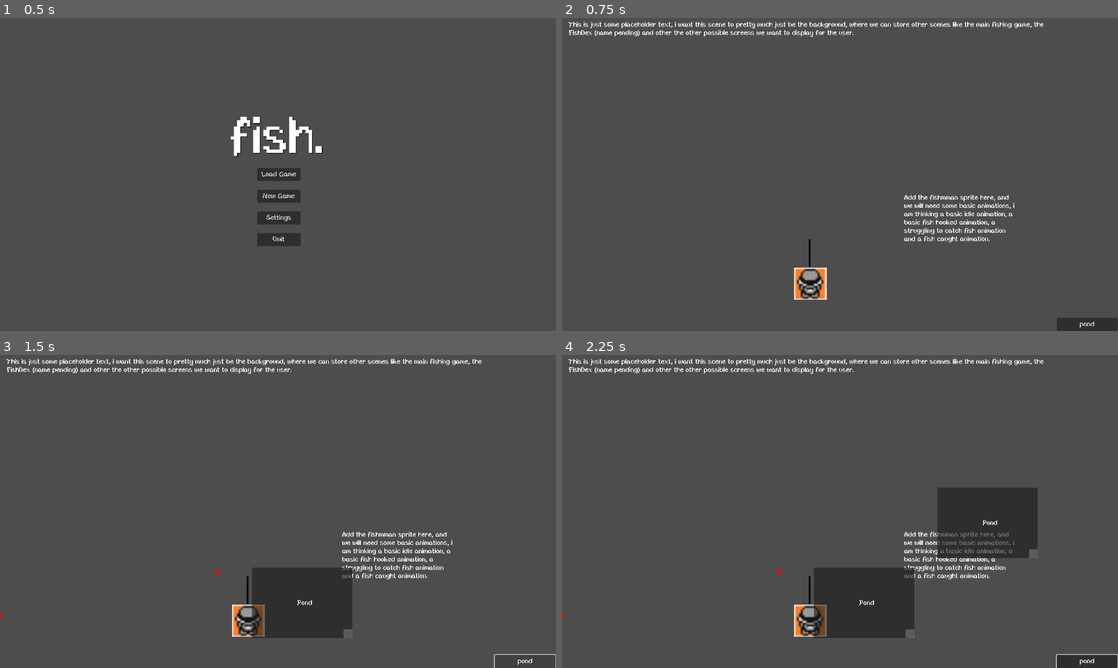
Above: before the commit, frames 1-4 (two rows, left to right).
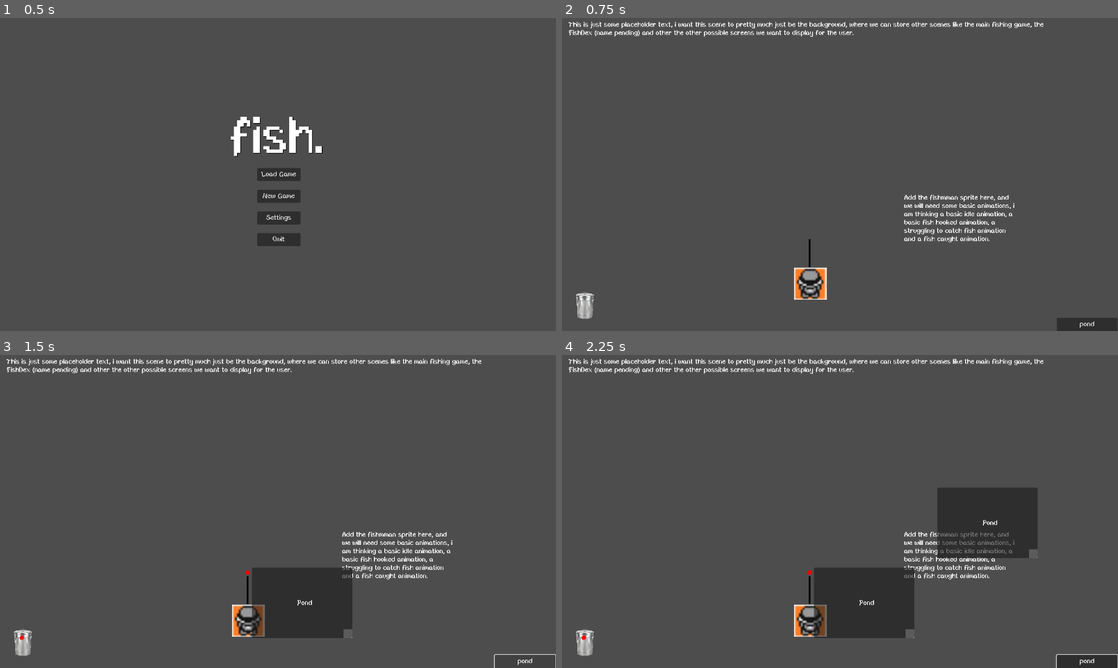
Above: after the commit, the same moments.

Repository: p4ntz/fish
Game: Godot game, scene res://Scenes/Title Screen.tscn
Same seed, same stepped clock (60 frames per second), same inputs: the game is played once before the commit and once after it.
Inputs (mouse positions are in pixels of both pictures, inside the frame that each line leads up to):
- Up to frame 1 (0.5 s): no input
- Up to frame 2 (0.75 s): click "New Game" at 0.5 s
- Up to frame 3 (1.5 s): click "pond" at 1.25 s
- Up to frame 4 (2.25 s): tap Enter (ui_accept) at 2 s; move the mouse to (962, 495) at 2.02 s; hold Right (ui_right) from 2.03 s (still down); click (962, 495) at 2.17 s

Frame 1 is identical in both runs. In frame 2, 0.2% of the frame differs, in the area x 2-6%, y 87-97%; in frame 3, 0.3%; in frame 4, 0.3%, in the area x 0-45%, y 68-97%.

Commit message:
OMG IT WORKS

Diff:
--- a/Scenes/game_background.tscn
+++ b/Scenes/game_background.tscn
@@ -1,7 +1,8 @@
-[gd_scene load_steps=3 format=3 uid="uid://b4n33w5u131ad"]
+[gd_scene load_steps=4 format=3 uid="uid://b4n33w5u131ad"]
 
 [ext_resource type="Script" path="res://Scenes/WindowSpawn.gd" id="1_vpjux"]
 [ext_resource type="PackedScene" uid="uid://buad1dyyyy7aw" path="res://Scenes/fisher.tscn" id="1_wa21t"]
+[ext_resource type="Texture2D" uid="uid://b6bak02dp7j1e" path="res://Sprites/Trash.png" id="3_bwfql"]
 
 [node name="Game Background Node" type="Node2D"]
 script = ExtResource("1_vpjux")
@@ -24,4 +25,9 @@
 offset_bottom = 721.0
 text = "pond"
 
+[node name="Sprite2D" type="Sprite2D" parent="."]
+position = Vector2(53, 662)
+scale = Vector2(0.147826, 0.147826)
+texture = ExtResource("3_bwfql")
+
 [connection signal="pressed" from="Pond" to="." method="_on_pond_pressed"]
--- a/Scripts/Window.gd
+++ b/Scripts/Window.gd
@@ -1,7 +1,4 @@
 extends Control
-
-# TODO: Add snapping to certain points
-# TODO: Fix resize handle of Label
 
 var dragging := false
 var resizing := false
@@ -12,10 +9,14 @@
 var resize_handle_size := 20
 
 var snap_points: Array[Vector2] = [
-	Vector2(0, 600),
-	Vector2(500, 500)
+	Vector2(50, 650),
+	Vector2(570, 500)
 ]
-var snap_threshold := 200  # Increase this value for more powerful snapping
+var snap_threshold := 50  # Increase this value for more powerful snapping
+
+# Track z-index for window ordering
+var current_z_index := 0
+static var top_z_index := 0  # Shared across all windows
 
 @onready var panel: Node = get_node("Panel")
 @onready var label: Node = get_node("Panel/Label")
@@ -27,17 +28,33 @@
 	start_window_size = panel.size
 	label.text = "Pond"
 
+	# Set initial z-index
+	current_z_index = top_z_index
+	z_index = current_z_index
+	top_z_index += 1
+
+func bring_to_top():
+	top_z_index += 1
+	current_z_index = top_z_index
+	z_index = current_z_index
+
 func _input(event):
+	# Only process input if this window is on top
+	if z_index != top_z_index and (dragging or resizing):
+		dragging = false
+		resizing = false
+		return
+
 	if event is InputEventMouseButton and event.button_index == MOUSE_BUTTON_LEFT:
-		var mouse_pos: Vector2 = event.position - position
+		var mouse_pos: Vector2 = event.position - global_position
 		if event.pressed:
-			print("Mouse pressed at: ", event.position)
 			# Check if clicking in resize handle relative to panel position and size
 			if _is_in_resize_handle(mouse_pos - panel.position):
 				resizing = true
 				dragging = false
 				start_window_size = panel.size
 				drag_start_pos = event.position
+				bring_to_top()
 			else:
 				# Only drag if clicking on the panel
 				var panel_rect := Rect2(panel.position, panel.size)
@@ -46,37 +63,35 @@
 					resizing = false
 					drag_start_pos = event.position
 					start_window_pos = panel.position
+					bring_to_top()
 		else:
 			dragging = false
 			resizing = false
-			print("Mouse released at: ", event.position)
 
 	elif event is InputEventMouseMotion:
 		if dragging:
-			print("Mouse Motion while dragging: ", event.position)
 			var new_pos: Vector2 = start_window_pos + (event.position - drag_start_pos)
 
-			var closest_snap: Vector2
-			var closest_distance: int = snap_threshold
+			# Calculate global position of window center
+			var global_window_center: Vector2 = global_position + new_pos + (panel.size / 2)
 
-			# Calculate the center of the window
-			var window_center: Vector2 = new_pos + (panel.size / 2)
+			var closest_snap: Vector2 = Vector2.ZERO
+			var closest_distance: float = snap_threshold
+			var snapped := false
 
 			for snap_point in snap_points:
-				var distance: float = window_center.distance_to(snap_point)
+				var distance: float = global_window_center.distance_to(snap_point)
 				if distance < closest_distance:
 					closest_distance = distance
 					closest_snap = snap_point
+					snapped = true
 
-			if closest_snap:
-				# Snap the panel to the closest snap point
-				print(panel.position)
-				panel.position = closest_snap# - (panel.size / 2)
-				print("Snapped to: ", closest_snap)
+			if snapped:
+				# Convert snap point to local coordinates and account for panel center offset
+				var local_snap_pos = closest_snap - global_position - (panel.size / 2)
+				panel.position = local_snap_pos
 			else:
-				# Move the panel to the new position
 				panel.position = new_pos
-				print("Moved to: ", new_pos)
 
 		elif resizing:
 			var new_size: Vector2 = start_window_size + (event.position - drag_start_pos)
@@ -88,23 +103,30 @@
 			panel.size = new_size
 			_update_label_position()
 
-			# Update label based on panel size ratio
+			# Update label based on panel size ratios
+			var width_height_ratio: float = panel.size.x / panel.size.y
+			var height_width_ratio: float = panel.size.y / panel.size.x
 			var size_ratio: float = (panel.size.x * panel.size.y) / (initial_size.x * initial_size.y)
-			if size_ratio >= 2.0:
+
+			if width_height_ratio >= 4.0:
+				label.text = "River"
+			elif height_width_ratio >= 4.0:
+				label.text = "Waterfall"
+			elif size_ratio >= 2.0:
 				label.text = "Lake"
 			elif size_ratio <= 0.5:
 				label.text = "Puddle"
 			else:
 				label.text = "Pond"
 
-			print("New size: ", panel.size, " Ratio: ", size_ratio)
-
 		queue_redraw()
 
 func _draw():
 	# Draw snap points
 	for point in snap_points:
-		draw_circle(point - position, 5, Color.RED)
+		# Convert snap points to local coordinates for drawing
+		var local_point = point - global_position
+		draw_circle(local_point, 5, Color.RED)
 
 	# Draw resize handle on panel
 	if panel:
@@ -121,11 +143,6 @@
 func _update_label_position():
 	var label_rect = label.get_rect()
 	var panel_rect = panel.get_rect()
-	print("panel size:")
-	print(panel_rect.size.x)
-	print(panel_rect.size.y)
 	var center_x = (panel_rect.size.x / 2)
 	var center_y = (panel_rect.size.y / 2)
-	print(center_x)
-	print(center_y)
 	label.position = Vector2(center_x - (label_rect.size.x / 2), center_y - (label_rect.size.y / 2))
--- a/project.godot
+++ b/project.godot
@@ -39,3 +39,7 @@
 "events": [Object(InputEventMouseButton,"resource_local_to_scene":false,"resource_name":"","device":-1,"window_id":0,"a …(253 unchanged characters)…
 ]
 }
+
+[rendering]
+
+textures/vram_compression/import_etc2_astc=true
Binary file added: Sprites/Trash.png
Not shown, added: Sprites/Trash.png.import
